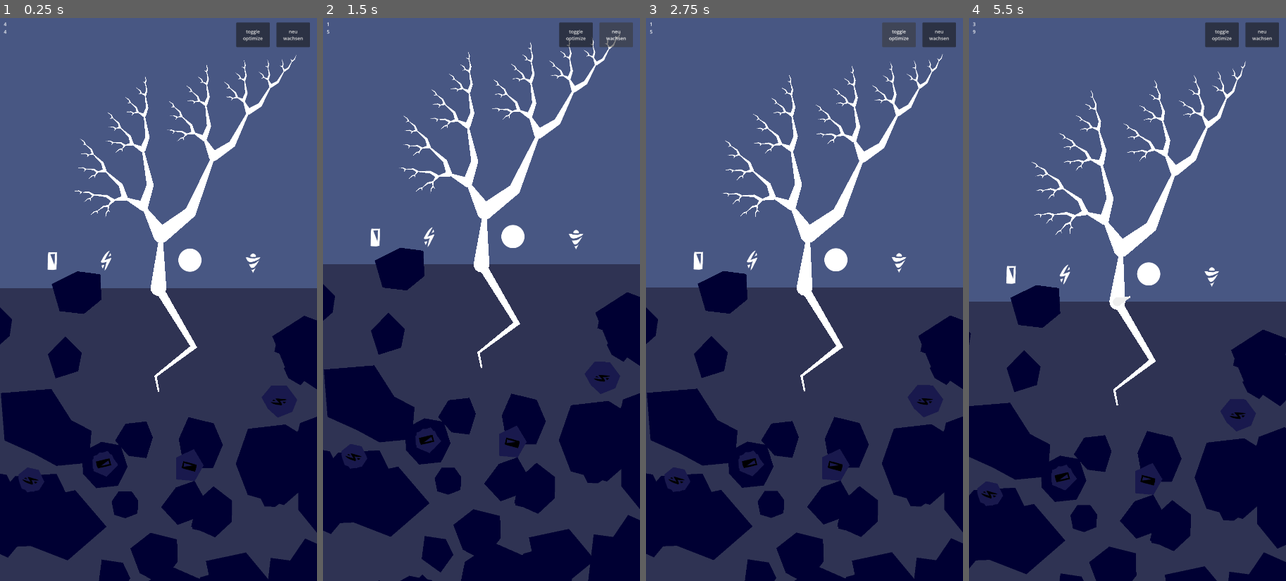
Above: before the commit, frames 1-4 (left to right).
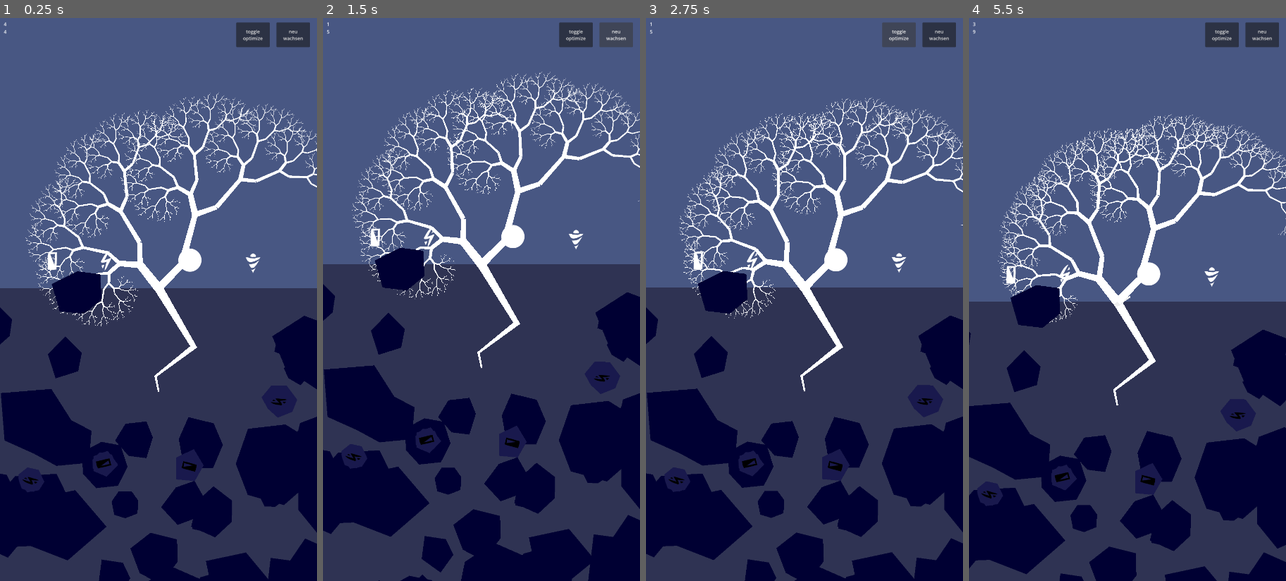
Above: after the commit, the same moments.

Repository: PSteinhaus/mathtrees
Game: Godot game, scene res://scenes/world.tscn
The game is run twice, just before and just after one commit, with the same random seed, the same clock (stepped at 60 frames per second) and the same inputs.
Inputs (mouse positions are in pixels of both pictures, inside the frame that each line leads up to):
- Up to frame 1 (0.25 s): no input
- Up to frame 2 (1.5 s): click "toggle optimize" at 0.5 s; click "neu wachsen" at 1.25 s
- Up to frame 3 (2.75 s): click "toggle optimize" at 2 s
- Up to frame 4 (5.5 s): click "neu wachsen" at 2.75 s; click "toggle optimize" at 3.5 s; click "neu wachsen" at 4.25 s; move the mouse to (1197, 271) at 5.02 s; click (1197, 271) at 5.17 s

The runs differ from the first frame. In frame 1, 6.4% of the frame differs, in the area x 8-100%, y 6-55%; in frame 2, 6.4%, in the area x 9-100%, y 2-50%; in frame 3, 6.4%; in frame 4, 6.4%.

Commit message:
implemented swaying fractal trees on instanced meshes :D

Diff:
--- a/scenes/world.tscn
+++ b/scenes/world.tscn
@@ -3,6 +3,7 @@
 [ext_resource type="Script" uid="uid://b28ox1t6t4rny" path="res://scripts/world.gd" id="1_nnsk1"]
 [ext_resource type="Script" uid="uid://bao8uj5b72l54" path="res://scripts/rt_tree.gd" id="2_rwgxs"]
 [ext_resource type="Script" uid="uid://dag5jq8aj6ti8" path="res://scripts/camera_2d.gd" id="3_4wyf3"]
+[ext_resource type="Script" uid="uid://bgyg384lruwgx" path="res://scripts/fractal_tree.gd" id="4_7r4gi"]
 [ext_resource type="Script" uid="uid://dsrsute6c1tkj" path="res://scripts/debug_label.gd" id="4_k0juu"]
 [ext_resource type="Texture2D" uid="uid://cqdkih6iesxvp" path="res://sprites/speed.png" id="5_4mrxx"]
 [ext_resource type="Texture2D" uid="uid://d12vfq2qy5fjj" path="res://sprites/energy.png" id="6_7r4gi"]
@@ -24,6 +25,7 @@
 mesh = SubResource("QuadMesh_rwgxs")
 
 [node name="RT_Tree_Up" type="Node2D" parent="World" unique_id=465707927]
+visible = false
 position = Vector2(1080, 1788)
 script = ExtResource("2_rwgxs")
 sway_frequency = 0.2
@@ -37,6 +39,11 @@
 [node name="Camera2D" type="Camera2D" parent="World" unique_id=217393849]
 position = Vector2(540, 889)
 script = ExtResource("3_4wyf3")
+
+[node name="FractalTree" type="MultiMeshInstance2D" parent="World" unique_id=802717106]
+scale = Vector2(1.56, 1.56)
+script = ExtResource("4_7r4gi")
+metadata/_custom_type_script = "uid://bgyg384lruwgx"
 
 [node name="CanvasLayer" type="CanvasLayer" parent="." unique_id=2022131504]
 
--- a/scripts/Helpers.gd
+++ b/scripts/Helpers.gd
@@ -90,3 +90,148 @@
 			time
 		)
 	return tween
+
+static func get_node_leaves(node: Node) -> Array[Node]:
+	var leaves: Array[Node] = []
+
+	# If the node has no children, it is a leaf
+	if node.get_child_count() == 0:
+		leaves.push_back(node)
+	else:
+		# Otherwise, recursively search through all children
+		for child in node.get_children():
+			leaves.append_array(get_node_leaves(child))
+
+	return leaves
+
+static func create_convex_polygon_mesh_2d(poly_points: PackedVector2Array) -> ArrayMesh:
+	if poly_points.size() < 3:
+		return null
+
+	var arrays := []
+	arrays.resize(Mesh.ARRAY_MAX)
+
+	var verts := PackedVector3Array()
+	var indices := PackedInt32Array()
+
+	# Convert 2D points to 3D vertices on the XY plane.
+	for p in poly_points:
+		verts.append(Vector3(p.x, p.y, 0.0))
+
+	# Triangulate as a fan: (0, i, i+1)
+	for i in range(1, poly_points.size() - 1):
+		indices.append(0)
+		indices.append(i)
+		indices.append(i + 1)
+
+	arrays[Mesh.ARRAY_VERTEX] = verts
+	arrays[Mesh.ARRAY_INDEX] = indices
+
+	var mesh := ArrayMesh.new()
+	mesh.add_surface_from_arrays(Mesh.PRIMITIVE_TRIANGLES, arrays)
+	return mesh
+
+static func create_line_mesh_2d(line_points: PackedVector2Array) -> ArrayMesh:
+	var mesh := ArrayMesh.new()
+
+	if line_points.size() < 2:
+		return mesh
+
+	if line_points.size() % 2 != 0:
+		push_error("create_line_mesh_2d called with uneven point number!")
+
+	var arrays := []
+	arrays.resize(Mesh.ARRAY_MAX)
+	arrays[Mesh.ARRAY_VERTEX] = line_points
+
+	mesh.add_surface_from_arrays(Mesh.PRIMITIVE_LINES, arrays)
+	return mesh
+
+static func create_line_mesh_from_lines(
+	lines: PackedVector2Array,
+	vertex_start_width: float = 10.0,
+	vertex_end_width: float = 6.0
+) -> Mesh:
+	if lines.size() < 2:
+		return null
+
+	var mesh = ArrayMesh.new()
+
+	var vertices : PackedVector2Array
+	var uvs : PackedVector2Array
+	var normals : PackedVector2Array
+	var colors : PackedColorArray
+
+	# Temp arrays for building
+	var verts = []
+	var uvs_lst = []
+	var normals_lst = []
+	var colors_lst = []
+
+	var total_segments: int = lines.size() / 2
+	for i in range(total_segments):
+		var j: int = i * 2
+		var p0 = lines[j]
+		var p1 = lines[j+1]
+
+		var segment_uv = float(i) / float(total_segments)
+		#var width0 = vertex_start_width
+		#var width1 = vertex_end_width
+		var width0 = lerp(vertex_start_width, vertex_end_width, segment_uv)
+		var width1 = lerp(vertex_start_width, vertex_end_width, (i + 1.0) / total_segments)
+
+		# Segment direction and normal
+		var dir = (p1 - p0).normalized()
+		var normal = Vector2(-dir.y, dir.x)
+
+		# Build quad: 4 vertices, CCW
+		var v0 = p0 + normal * width0
+		var v1 = p0 - normal * width0
+		var v2 = p1 + normal * width1
+		var v3 = p1 - normal * width1
+
+		# FIXME: the order of these vertices is probably somewhat wrong, as I
+		# 		 developed it through trial and error, but this will likely only
+		#		 come up once meshes created here will get textured
+		verts.append(v0)
+		verts.append(v1)
+		verts.append(v3)
+		verts.append(v3)
+		verts.append(v2)
+		verts.append(v0)
+
+		# UVs: 0…1 along the segment
+		uvs_lst.append(Vector2(1, 0))   # v0
+		uvs_lst.append(Vector2(0, 0))   # v1
+		uvs_lst.append(Vector2(0, 1))   # v3
+		uvs_lst.append(Vector2(0, 1))   # v3
+		uvs_lst.append(Vector2(1, 1))   # v2
+		uvs_lst.append(Vector2(1, 0))   # v0
+
+		# Normals (if needed by shader) (WARNGING: probably broken)
+		#normals_lst.append(normal)
+		#normals_lst.append(normal)
+		#normals_lst.append(normal)
+		#normals_lst.append(normal)
+
+		# Color: you can later pass via uniform; here just white
+		for _i in range(6):
+			colors_lst.append(Color(1, 1, 1))
+
+	# Convert to packed arrays
+	vertices = PackedVector2Array(verts)
+	uvs = PackedVector2Array(uvs_lst)
+	#normals = PackedVector2Array(normals_lst)
+	colors = PackedColorArray(colors_lst)
+
+	# Fill mesh array
+	var surface_array = []
+	surface_array.resize(Mesh.ARRAY_MAX)
+	surface_array[Mesh.ARRAY_VERTEX] = vertices
+	surface_array[Mesh.ARRAY_TEX_UV] = uvs
+	#surface_array[Mesh.ARRAY_NORMAL] = normals
+	surface_array[Mesh.ARRAY_COLOR] = colors
+
+	mesh.add_surface_from_arrays(Mesh.PRIMITIVE_TRIANGLES, surface_array)
+
+	return mesh
--- a/scripts/boulder.gd
+++ b/scripts/boulder.gd
@@ -40,7 +40,7 @@
 	return result
 
 ## p is the collision position in global coordinates
-func react_to_collision(p: Vector2):
+func react_to_collision(_p: Vector2):
 	pass
 
 static func mmi_index_range() -> Vector2i:
@@ -131,7 +131,7 @@
 	var new_multimesh = MultiMesh.new()
 	new_multimesh.transform_format = MultiMesh.TRANSFORM_2D
 	var mesh_points = generate_poly_points()
-	var mesh = create_convex_polygon_mesh_2d(mesh_points)
+	var mesh = Helpers.create_convex_polygon_mesh_2d(mesh_points)
 	new_multimesh.mesh = mesh
 	multimesh_instance.multimesh = new_multimesh
 	multimesh_instances.push_back(multimesh_instance)
@@ -161,30 +161,3 @@
 		new_points.append(Vector2(x, y))
 
 	return new_points
-
-static func create_convex_polygon_mesh_2d(poly_points: PackedVector2Array) -> ArrayMesh:
-	if poly_points.size() < 3:
-		return null
-
-	var arrays := []
-	arrays.resize(Mesh.ARRAY_MAX)
-
-	var verts := PackedVector3Array()
-	var indices := PackedInt32Array()
-
-	# Convert 2D points to 3D vertices on the XY plane.
-	for p in poly_points:
-		verts.append(Vector3(p.x, p.y, 0.0))
-
-	# Triangulate as a fan: (0, i, i+1)
-	for i in range(1, poly_points.size() - 1):
-		indices.append(0)
-		indices.append(i)
-		indices.append(i + 1)
-
-	arrays[Mesh.ARRAY_VERTEX] = verts
-	arrays[Mesh.ARRAY_INDEX] = indices
-
-	var mesh := ArrayMesh.new()
-	mesh.add_surface_from_arrays(Mesh.PRIMITIVE_TRIANGLES, arrays)
-	return mesh
--- a/scripts/fractal_tree.gd
+++ b/scripts/fractal_tree.gd
@@ -2,7 +2,8 @@
 class_name FractalTree
 
 # the mesh and texture for one segment
-var mm: MultiMesh
+# multimesh: MultiMesh
+
 # the following defines the structure of the fractal kernel
 class FracKernel:
 	## the first point is explicitly (0., 0.)
@@ -18,17 +19,30 @@
 
 	func start_child_arm_from(start_index: int, relative_pos: Vector2) -> FracKernel:
 		var new_arm: FracKernel = FracKernel.new()
-		# the position is relative to us, the parent kernel, but the child needs it as relative to
-		# the point of our core_arm where it starts, so calc the difference
+		# the position is relative to the point of our core_arm where it starts
 		new_arm.add_point(relative_pos)
 		add_child(new_arm, start_index)
 		return new_arm
+
+	func get_lines() -> PackedVector2Array:
+		var lines: PackedVector2Array = []
+		# first find the points of the core_arm
+		for i: int in range(core_arm.size() - 1):
+			lines.push_back(core_arm[i])
+			lines.push_back(core_arm[i+1])
+		for c in child_arms.keys():
+			var i: int = child_arms[c]
+			var start: Vector2 = core_arm[i]
+			var local_lines: PackedVector2Array = c.get_lines()
+			for l in local_lines:
+				lines.push_back(start + l)
+		return lines
 
 	func get_leaves() -> Array[Vector2]:
 		var leaves: Array[Vector2] = []
 		# first find the end of the core_arm
 		var end_index: int = core_arm.size() - 1
-		if !child_arms.values().any(func(i): i == end_index):
+		if !child_arms.values().any(func(i): return i == end_index):
 			# the tip has no children, so its actually a leaf
 			leaves.push_back(core_arm[end_index])
 		for c in child_arms.keys():
@@ -39,7 +53,54 @@
 				leaves.push_back(start + l)
 		return leaves
 
-var kernel: FracKernel
+	func get_leave_rotations() -> Array[float]:
+		var rots: Array[float] = []
+		# first find the end of the core_arm
+		var end_index: int = core_arm.size() - 1
+		if !child_arms.values().any(func(i): return i == end_index):
+			# the tip has no children, so its actually a leaf
+			# if there is more than one point to this arm, then it has a direction
+			if end_index > 0:
+				rots.push_back(core_arm[end_index-1].angle_to_point(core_arm[end_index]) + PI / 2.)
+			else:
+				rots.push_back(0.)
+		for c in child_arms.keys():
+			var local_rots: Array[float] = c.get_leave_rotations()
+			for r in local_rots:
+				rots.push_back(r)
+		return rots
+
+func _ready() -> void:
+	# initialize ghost tree and add it straight to the world (as it should be totally unmoved by anything
+	ghost_tree = Node2D.new()
+	Global.get_world().add_child.call_deferred(ghost_tree)
+
+	multimesh = MultiMesh.new()
+	multimesh.transform_format = MultiMesh.TRANSFORM_2D
+	multimesh.mesh = Helpers.create_convex_polygon_mesh_2d(PackedVector2Array([
+		Vector2(-0.5, -0.5),
+		Vector2(-0.5, 0.5),
+		Vector2(0.5, -0.5),
+		Vector2(0.5, 0.5)
+	]))
+
+# currently unnecessary; reactivate if we add swayug´
+func _process(_delta: float) -> void:
+	update_multimesh_transforms()
+
+func update_mesh_for_kernel() -> void:
+	var lines: PackedVector2Array = kernel.get_lines()
+	# around each point place some points to build our final mesh from
+	var line_mesh: Mesh = Helpers.create_line_mesh_from_lines(lines)
+	multimesh.mesh = line_mesh
+	update_multimesh_transforms()
+
+var kernel: FracKernel:
+	get: return kernel
+	set(new_kernel):
+		kernel = new_kernel
+		# calculate the mesh for the multimesh based upon this kernel
+		update_mesh_for_kernel()
 ## This tree models how the tree of kernels that we want to draw using the Multimesh
 ## Each node in this tree represents a kernel
 ## The node's position represents the starting point relative to the parent
@@ -50,8 +111,45 @@
 
 ## grow the fractal tree by one iteration, based on the kernel
 func grow() -> void:
+	if kernel == null or ghost_tree == null:
+		return
 
+	var kernel_leaves: Array[Vector2] = kernel.get_leaves()
+	var kernel_rots: Array[float] = kernel.get_leave_rotations()
+	var node_leaves: Array[Node] = Helpers.get_node_leaves(ghost_tree)
+
+	for node in node_leaves:
+		for i: int in range(kernel_leaves.size()):
+			var leaf_node := SwayNode2D.new()
+			var leaf_pos = kernel_leaves[i]
+			var leaf_rot = kernel_rots[i]
+			leaf_node.position = leaf_pos
+			const CHILD_SCALE: float = 0.7
+			leaf_node.scale = Vector2(CHILD_SCALE, CHILD_SCALE)
+			leaf_node.rotation = leaf_rot
+			leaf_node.original_rot = leaf_rot	# for swaying in the wind, see SwayNode2D
+			leaf_node.phase_shift =  leaf_rot * 2.	# for swaying in the wind, see SwayNode2D; also: randf() * TAU makes the tree appear sick ;)
+			node.add_child(leaf_node)
+	update_multimesh_transforms()
 
 ## iterates through the kernel to translate all its arm segments into transform2Ds of the segment
 ## given in the mm Multimesh
-func get_transforms() -> Array[Transform2D]:
+## FIXME: if I ever want to optimize stuff, this is in heavy use and could easily be turned into Rust
+func get_global_transforms() -> Array[Transform2D]:
+	var result: Array[Transform2D] = []
+	var stack: Array[Node2D] = [ghost_tree]
+
+	while stack.size() > 0:
+		var node: Node2D = stack.pop_back()
+		result.append(node.global_transform)	# if we wanted to optimize this further we would not calc the global_transforms here on the CPU
+												# and leave it to the GPU, by using a custom shader using the tree structure to multiply transforms (but this is probably overengineering...)
+
+		for c in node.get_children():
+			stack.append(c)
+
+	return result
+
+func update_multimesh_transforms() -> void:
+	var transforms: Array[Transform2D] = get_global_transforms()
+	multimesh.instance_count = transforms.size()
+	Helpers.set_multimesh_transforms_2d(multimesh, transforms, transforms.size())
--- /dev/null
+++ b/scripts/sway_node_2d.gd
@@ -0,0 +1,16 @@
+extends Node2D
+class_name SwayNode2D
+
+var original_rot: float
+var phase_shift: float
+const SWAY_AMP: float = 0.2
+const SWAY_FREQ: float = 0.18
+
+func _process(_delta: float) -> void:
+	#if SWAY_FREQ != 0.:
+		## if the rotation was changed from outside adapt to that
+		#var cache_based_rotation = cached_rotation + cached_rot_offset
+		#if cache_based_rotation - rotation > 0.00001:
+			#cached_rotation = rotation
+		var rot_offset: float = SWAY_AMP * sin(SWAY_FREQ * 0.001 * Time.get_ticks_msec() + phase_shift)
+		rotation = original_rot + rot_offset
--- a/scripts/world.gd
+++ b/scripts/world.gd
@@ -94,9 +94,11 @@
 				var variant = PowerupNode.PowerupVariant.values().pick_random()
 				boulder_map.generate_power_boulder_at(root_pos + Vector2(x, y), size, variant)
 
-func _ready() -> void:
+func _init() -> void:
 	# register yourself as THE WORLD on the globalton
 	Global.set_world(self)
+
+func _ready() -> void:
 	# initialize the boulders
 	Boulder.init_boulders(self)
 
@@ -115,44 +117,60 @@
 	#boulder_map.generate_boulder_at(root_pos + Vector2(0., 500.))
 
 	# create the tree that grows upwards
-	$RT_Tree_Up.position = root_pos
-	$RT_Tree_Up.add_point(Vector2(0., 0.))
-	$RT_Tree_Up.add_point(Vector2(0., -100.))
-	# add branches
-	var branch0 = RT_Tree.new()
-	var branch1 = RT_Tree.new()
-	$RT_Tree_Up.add_rt_child(branch0, 1)
-	$RT_Tree_Up.add_rt_child(branch1, 1)
-	branch0.add_point(Vector2(0., 0.))
-	branch0.add_point(Vector2(-40., -50.))
-	branch1.add_point(Vector2(0., 0.))
-	branch1.add_point(Vector2(50., -50.))
-	branch1.add_point(Vector2(80., -160.))
-	#var branch2 = RT_Tree.new()
-	#var branch3 = RT_Tree.new()
-	#branch1.add_rt_child(branch2, 1)
-	#branch1.add_rt_child(branch3, 1)
-	#branch2.add_point(Vector2(0., 0.), false)
-	#branch2.add_point(Vector2(30., -50.), false)
-	#branch3.add_point(Vector2(0., 0.), false)
-	#branch3.add_point(Vector2(-30., -50.), false)
-	var g_scale = Vector2(0.6, 0.6)
-	$RT_Tree_Up.grow_recursively(g_scale)
-	for c in $RT_Tree_Up.rt_children:
-		c.grow_recursively(g_scale)
-	for c in $RT_Tree_Up.rt_children:
-		for c0 in c.rt_children:
-			c0.grow_recursively(g_scale)
-	for c in $RT_Tree_Up.rt_children:
-		for c0 in c.rt_children:
-			for c1 in c0.rt_children:
-				c1.grow_recursively(g_scale)
-	for c in $RT_Tree_Up.rt_children:
-		for c0 in c.rt_children:
-			for c1 in c0.rt_children:
-				for c2 in c1.rt_children:
-					c2.grow_recursively(g_scale)
-	$RT_Tree_Up.scale *= 1.8
+	#$RT_Tree_Up.position = root_pos
+	#$RT_Tree_Up.add_point(Vector2(0., 0.))
+	#$RT_Tree_Up.add_point(Vector2(0., -100.))
+	## add branches
+	#var branch0 = RT_Tree.new()
+	#var branch1 = RT_Tree.new()
+	#$RT_Tree_Up.add_rt_child(branch0, 1)
+	#$RT_Tree_Up.add_rt_child(branch1, 1)
+	#branch0.add_point(Vector2(0., 0.))
+	#branch0.add_point(Vector2(-40., -50.))
+	#branch1.add_point(Vector2(0., 0.))
+	#branch1.add_point(Vector2(50., -50.))
+	#branch1.add_point(Vector2(80., -160.))
+	##var branch2 = RT_Tree.new()
+	##var branch3 = RT_Tree.new()
+	##branch1.add_rt_child(branch2, 1)
+	##branch1.add_rt_child(branch3, 1)
+	##branch2.add_point(Vector2(0., 0.), false)
+	##branch2.add_point(Vector2(30., -50.), false)
+	##branch3.add_point(Vector2(0., 0.), false)
+	##branch3.add_point(Vector2(-30., -50.), false)
+	#var g_scale = Vector2(0.6, 0.6)
+	#$RT_Tree_Up.grow_recursively(g_scale)
+	#for c in $RT_Tree_Up.rt_children:
+		#c.grow_recursively(g_scale)
+	#for c in $RT_Tree_Up.rt_children:
+		#for c0 in c.rt_children:
+			#c0.grow_recursively(g_scale)
+	#for c in $RT_Tree_Up.rt_children:
+		#for c0 in c.rt_children:
+			#for c1 in c0.rt_children:
+				#c1.grow_recursively(g_scale)
+	#for c in $RT_Tree_Up.rt_children:
+		#for c0 in c.rt_children:
+			#for c1 in c0.rt_children:
+				#for c2 in c1.rt_children:
+					#c2.grow_recursively(g_scale)
+	#$RT_Tree_Up.scale *= 1.8
+
+	var k = FractalTree.FracKernel.new()
+	k.add_point(Vector2(-40., -50.))
+	var k_branch0 = k.start_child_arm_from(0, Vector2(50., -50.))
+	k_branch0.add_point(Vector2(80., -160.))
+	$FractalTree.kernel = k
+	$FractalTree.position = root_pos
+	$FractalTree.grow()
+	$FractalTree.grow()
+	$FractalTree.grow()
+	$FractalTree.grow()
+	$FractalTree.grow()
+	$FractalTree.grow()
+	$FractalTree.grow()
+	$FractalTree.grow()
+	$FractalTree.grow()
 
 	_update_touch_local(camera.get_screen_center_position())
 
--- /dev/null
+++ b/shaders/fractal_tree_mesh.gdshader
@@ -0,0 +1,18 @@
+// CURRENTLY UNUSED SHADER
+shader_type canvas_item;
+render_mode blend_mix;
+
+// These uniforms drive the “line” width effect
+uniform float base_width : hint_range(1.0, 20.0) = 8.0;
+uniform float edge_smooth : hint_range(0.0, 1.0) = 0.1;
+uniform vec4 color : source_color = vec4(1.0);
+
+void fragment() {
+	// Use UV.y to know how far from the center of the strip we are
+	float dist = abs(UV.y - 0.5) * 2.0;  // remap to [0, 1]
+
+	// Simple line profile: 1 in center, 0 at edges
+	float alpha = 1.0 - smoothstep(0.5 - edge_smooth, 0.5, dist);
+	COLOR = color;
+	COLOR.a *= alpha;
+}
Not shown, changed: .gitignore
